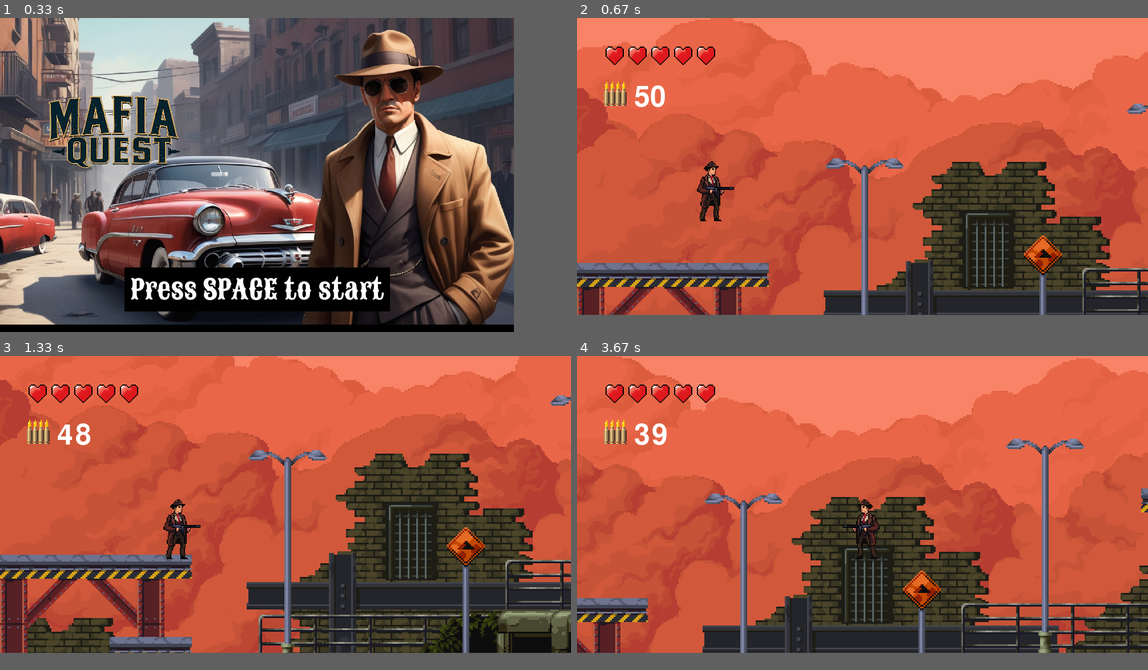
Above: before the commit, frames 1-4 (two rows, left to right).
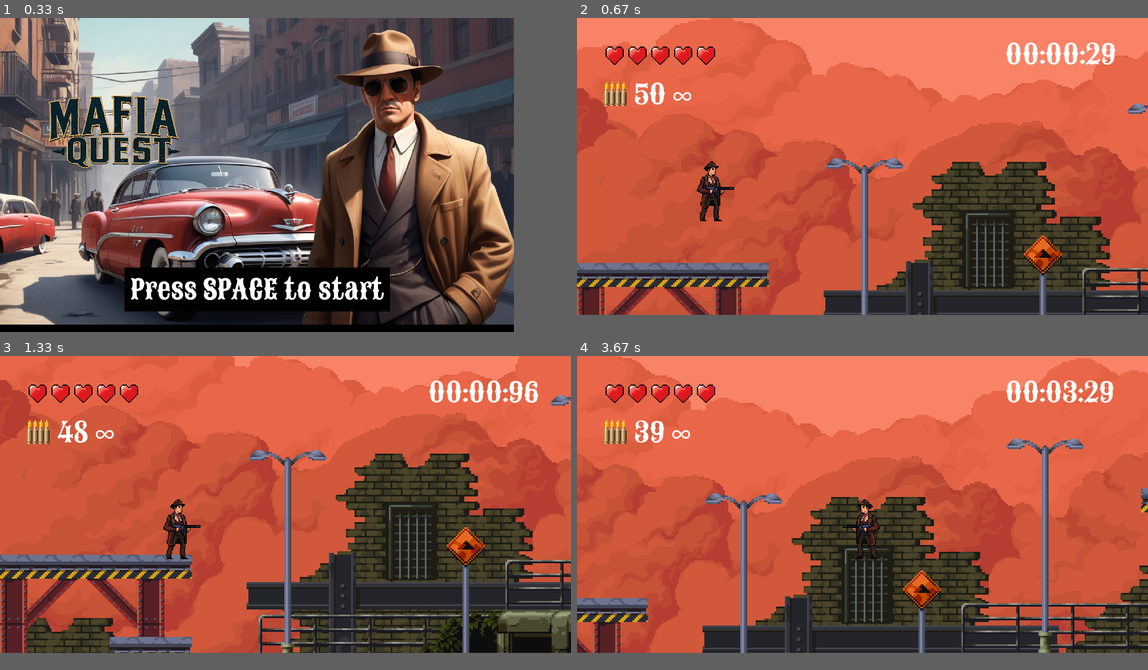
Above: after the commit, the same moments.

Repository: lucas-agnoletto/PyGame
Game: pygame game, started from jogo2.py
The game is run twice, just before and just after one commit, with the same random seed, the same clock (stepped at 60 frames per second) and the same inputs.
Inputs:
- Up to frame 1 (0.33 s): no input
- Up to frame 2 (0.67 s): tap Space at 0.33 s
- Up to frame 3 (1.33 s): tap Space at 0.67, 1.07 s; hold D from 1 s (still down)
- Up to frame 4 (3.67 s): tap Space at 1.37, 1.57, 1.9, 2.2, 2.4, 2.7, 2.97, 3.27, 3.4 s; release D at 1.47 s; hold W 1.5-1.8 s; hold D 1.83-2.3 s; tap J at 1.98, 3.48 s; hold A 2.33-2.87 s; hold A 2.9-3.3 s; hold W from 3.33 s (still down)

Frame 1 is identical in both runs. In frame 2, 0.9% of the frame differs, in the area x 10-95%, y 7-29%; in frame 3, 0.9%; in frame 4, 1.0%, in the area x 10-94%, y 7-29%.

Commit message:
adicao de cronometro

Diff:
--- a/jogo2.py
+++ b/jogo2.py
@@ -52,7 +52,7 @@
 larg_fundo = assets['fundo'].get_width()
 alt_fundo = assets['fundo'].get_height()
 
-fonte = pygame.font.Font(None, 74)
+fonte = pygame.font.Font('Sancreek-Regular.ttf', 48)
 
 # Classe plataforma
 class Platform(pygame.sprite.Sprite):
@@ -174,6 +174,7 @@
                         assets['pistol_sound'].set_volume(0.5)
                         assets['pistol_sound'].play()
                         if pygame.sprite.collide_mask(new_bullet,player):
+                            print('colidiu')
                             player.lives -= 0.5
                             new_bullet.kill()
 
@@ -182,12 +183,13 @@
                 self.image = pygame.transform.flip(self.image, True, False)
                 self.state = PUNCH_E1
                 if pygame.sprite.collide_mask(inimigo1,player):
+                        assets['punch_sound'].play()
                         player.lives -= 0.02
 
             elif 0 >= self.p_distance > -60:
                 self.state = PUNCH_E1
                 if pygame.sprite.collide_mask(inimigo1,player):
-
+                        assets['punch_sound'].play()
                         player.lives -= 0.02
 
             else:
@@ -279,8 +281,8 @@
         if self.lives <= 0:
             self.state = DEAD_E2
             self.frame = 4
-
-
+            self.animation = self.animations[self.state]
+        print(self.state, self.frame)
         self.image = pygame.transform.flip(self.image, True, False)
         if self.lives > 0:
             if abs(self.rect.y - player.rect.y) < 10:
@@ -579,13 +581,21 @@
 clock = pygame.time.Clock()
 
 vidas = 5
-
-
+font = pygame.font.Font('Sancreek-Regular.ttf', 48)
+start_time = pygame.time.get_ticks()
 game = True
 assets['trilha_sonora'].play(loops=-1)
 while game:
 
     clock.tick(FPS)
+    # Calcule o tempo decorrido
+    elapsed_ticks = pygame.time.get_ticks() - start_time # Converta o tempo decorrido para minutos e segundos
+    elapsed_seconds = elapsed_ticks / 1000
+    minutes = int(elapsed_seconds // 60)
+    seconds = int(elapsed_seconds % 60)
+    miliseconds = int((elapsed_ticks % 1000)//10)
+    # Renderize o texto do cronômetro
+    timer_text = font.render(f'{minutes:02}:{seconds:02}:{miliseconds:02}', True, (255, 255, 255))
     for event in pygame.event.get():
         if event.type == pygame.QUIT:
             game = False
@@ -654,17 +664,15 @@
         window.blit(assets['vida'],(50 + i*40 ,50))
 
 
-    texto = fonte.render(str(player.municao), True, (255,255,255))
-    window.blit(texto,(100,115))
+    texto = fonte.render(f'{player.municao} ∞ ', True, (255,255,255))
+    window.blit(texto,(100,100))
     # pygame.draw.rect(window, (0,0,0), player.rect)
     for bullet in all_bullets:
         window.blit(bullet.image,(bullet.rect.x - camera_x,bullet.rect.y - camera_y))
     window.blit(player.image, (player.rect.x - camera_x, player.rect.y - camera_y)) # atualiza o jogador
     window.blit(inimigo1.image,(inimigo1.rect.x - camera_x,inimigo1.rect.y - camera_y))
     window.blit(inimigo2.image,(inimigo2.rect.x - camera_x,inimigo2.rect.y - camera_y))
-    #     pygame.draw.rect(window, (0, 255, 0), (bloco.x, bloco.y, bloco.width, bloco.height))
-    # for bloco in blocos_vert:
-    #     pygame.draw.rect(window, (0, 255, 0), (bloco.x, bloco.y, bloco.width, bloco.height))
+    window.blit(timer_text, (750, 30))
 
     all_bullets.update()
     player.update()
Not shown, added: assets/som/som_coronhada.mp3
